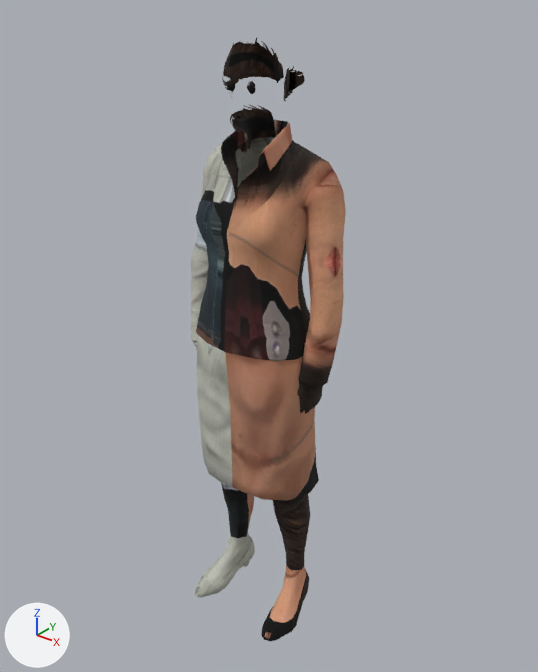
The glTF model public/models/people/w02.glb as it was, and as the next commit left it.
Rendered twice from a camera (50 mm lens) standing at (1.191, -1.47, 0.853) and looking at (-0.004, 0.025, -0.074). Every picture has the same lights, and +X, +Y and +Z are marked at lower left. The picture after the commit comes second. Objects named as collision shapes, trigger or cutter boxes, shadow casters or lower levels of detail are left out. Vertices at exactly the same position are counted once.

In view in the first picture: 'lod0'.
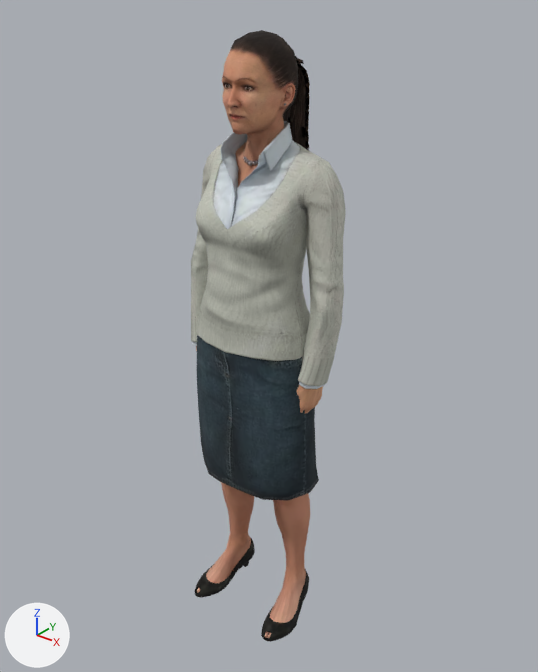
The change in detail:
me_lod0 is used by ob_lod0; location (0.0, 0.0, 0.0).
me_lod0 had 2323 vertices, 4561 faces and spanned x -0.25..0.25, y -0.18..0.17, z -1.0..0.73.
me_lod0 now has 3831 vertices, 7561 faces and spans x -0.25..0.25, y -0.18..0.17, z -1.0..0.73.
me_lod0 part 1: 126 vertices moved within x -0.19..0.19, y -0.17..0.14, z -0.99..0.69; 15 vertices removed from x -0.19..0.19, y -0.15..0.12, z -0.97..0.61; 1491 vertices added at x -0.25..0.25, y -0.18..0.14, z -1.0..0.73.
me_lod0 part 2: 1752 kept faces spanning x -0.25..0.25, y -0.18..0.17, z -1.0..0.73 get new texture (UV) coordinates.
Other edits to the shape of me_lod0 do not show in these pictures.

Boxes (x1, y1, x2, y2) around the edits, measured in the pictures (538 x 672 px):
'lod0', reshaped: before (191, 37, 346, 641); after (191, 30, 346, 642)
part 1 of me_lod0, built on: before (196, 58, 290, 641); after (191, 30, 344, 642)
part 2 of me_lod0, surface changed: before (191, 42, 346, 641); after (191, 32, 346, 641)
